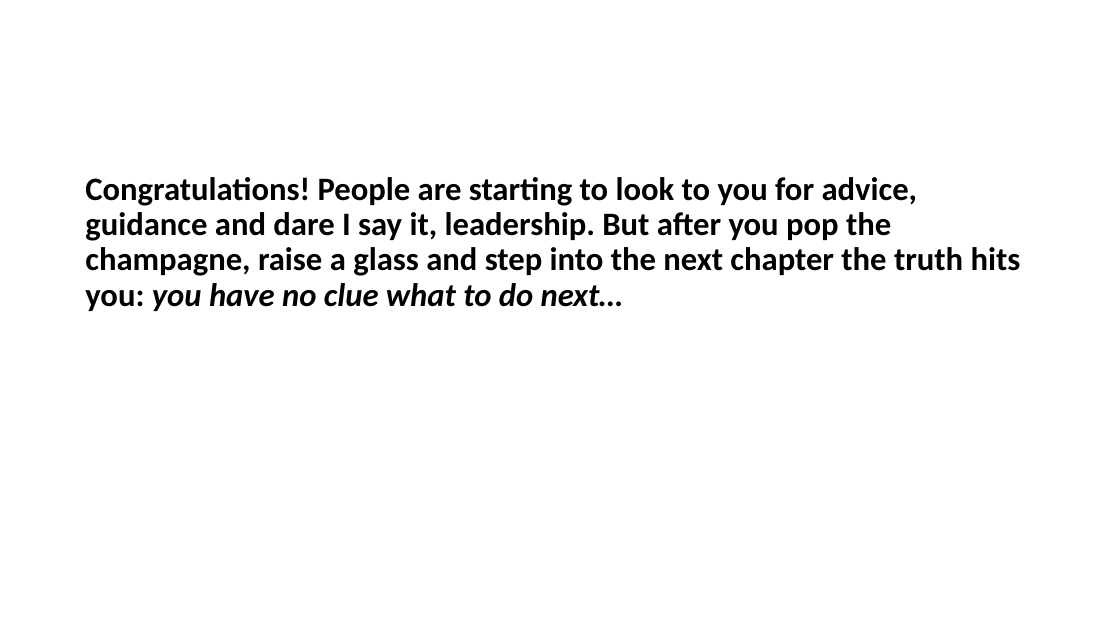
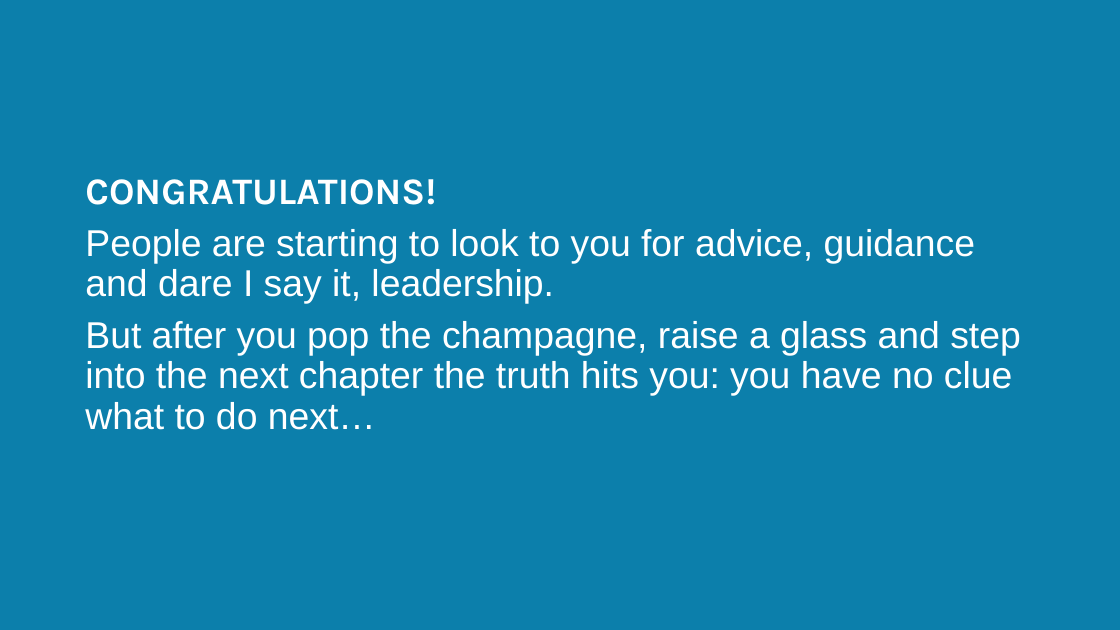
Before and after one commit to iamkeeler/THAT-Conference, a slide deck: slide 2 of 2021/Becoming a Leader.pptx. Drawn at 1120x630 pixels with LibreOffice and Linux fonts; fonts in the diff are those of the drawing. Boxes give left, top, right and bottom in pixels: in the first picture for what was removed or moved away, otherwise in the second. Text is boxed around its words. In the diff, an @@ line names an element or a change of style, - is before the commit and + after.

Commit message:
that one that's starting the formatting

```diff
--- a/2021/Becoming a Leader.pptx
+++ b/2021/Becoming a Leader.pptx
@@ background #FFFFFF to #0C7FAB @@
@@ text at (x1=85, y1=179, x2=1021, y2=430): text changed; size 28 to 32 pt; font Calibri to Arial; text colour #000000 to #FFFFFF; bold off @@
-Congratulations! People are starting to look to you for advice, guidance and dare I say it, leadership. But after you pop the champagne, raise a glass and step into the next chapter the truth hits you: you have no clue what to do next…
+CONGRATULATIONS!
+People are starting to look to you for advice, guidance and dare I say it, leadership.
+But after you pop the champagne, raise a glass and step into the next chapter the truth hits you: you have no clue what to do next…
```
Also in this commit, not shown: 5 other slides changed, 2 slides added, 1 slide removed.
